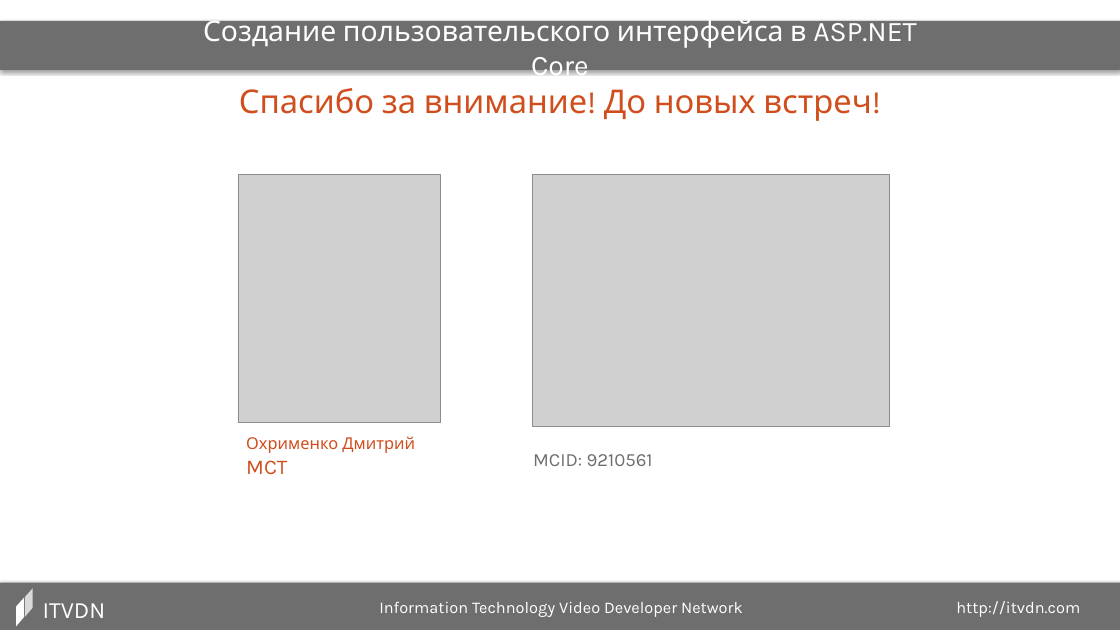
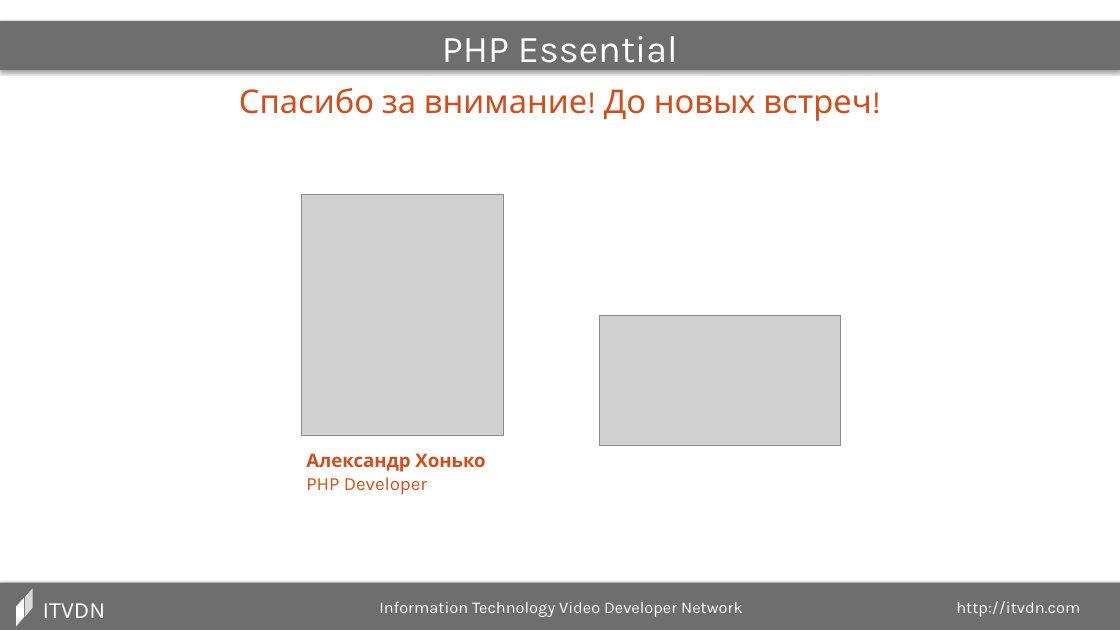
Before and after one commit to dozer111/itvdn, a slide deck: slide 15 of PHP Essentials/003_Наследование, полиморфизм/003_Наследование, полиморфизм (Презентация).pptx (slide 9 before the commit). Drawn at 1120x630 pixels with LibreOffice and Linux fonts; fonts in the diff are those of the drawing; grey boxes stand for pictures. Boxes give left, top, right and bottom in pixels: in the first picture for what was removed or moved away, otherwise in the second. Text is boxed around its words. In the diff, an @@ line names an element or a change of style, - is before the commit and + after.

```diff
--- a/PHP Essentials/003_Наследование, полиморфизм/003_Наследование, полиморфизм (Презентация).pptx
+++ b/PHP Essentials/003_Наследование, полиморфизм/003_Наследование, полиморфизм (Презентация).pptx
@@ text at (x1=442, y1=36, x2=678, y2=71): text changed; size 24.3 to 32.4 pt @@
-Создание пользовательского интерфейса в ASP.NET Core
+PHP Essential
@@ picture removed at (x1=238, y1=175, x2=441, y2=423) @@
@@ picture removed at (x1=532, y1=175, x2=889, y2=427) @@
@@ picture added at (x1=301, y1=195, x2=504, y2=436) @@
@@ picture added at (x1=599, y1=315, x2=840, y2=445) @@
@@ text removed at (x1=246, y1=436, x2=415, y2=475) @@
-Охрименко Дмитрий
-MCT
@@ text added at (x1=306, y1=453, x2=485, y2=495), 16 pt, text #D04E1D, bold @@
+Александр Хонько
+PHP Developer
@@ text removed at (x1=533, y1=454, x2=653, y2=466) @@
-MCID: 9210561
```
Also in this commit, not shown: 6 other slides changed, 8 slides added, 2 slides removed, 30 other files.
